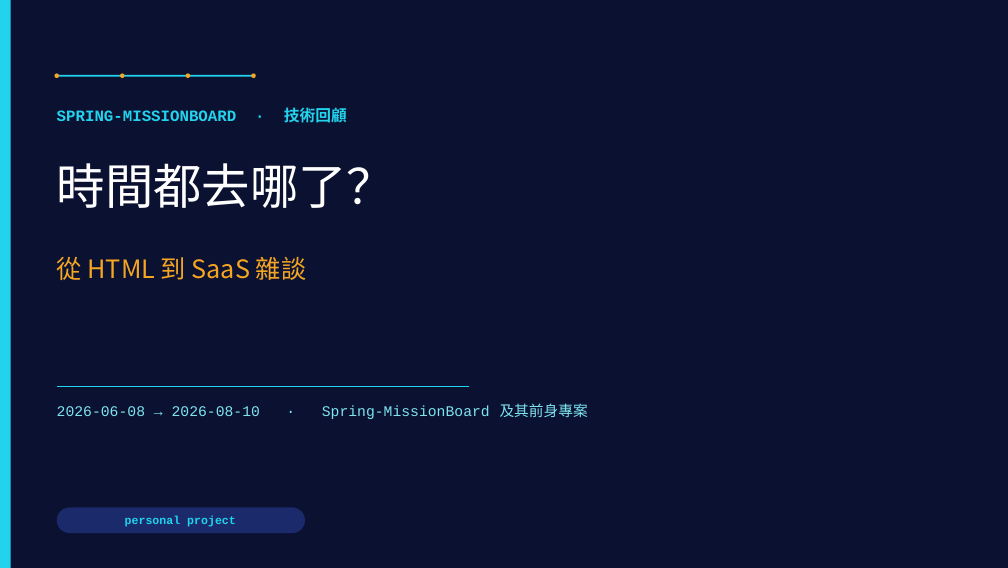
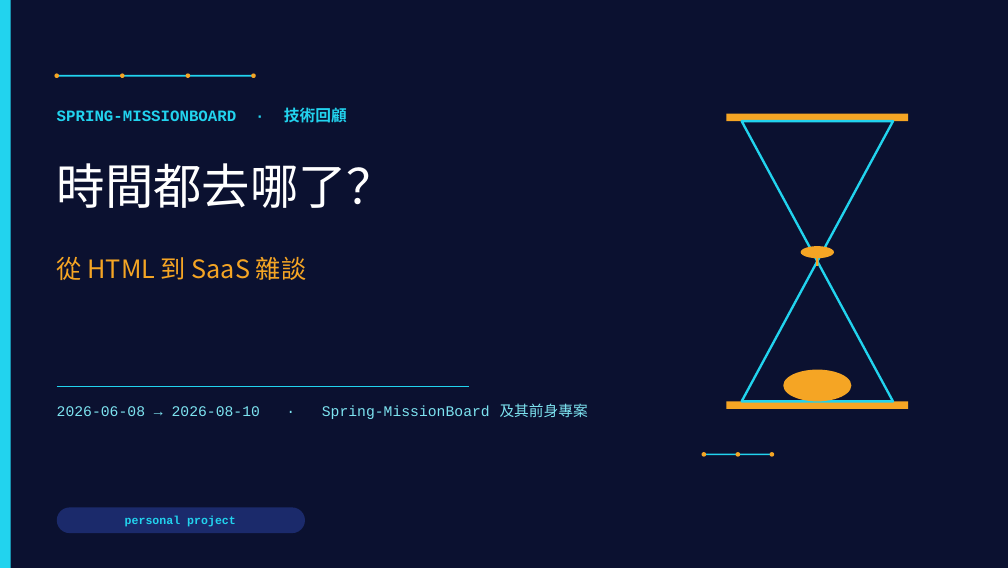
Before and after one commit to LinGaOscar/Spring-MissionBoard, a slide deck: slide 1 of docs/專案介紹.pptx. Drawn at 1008x568 pixels with LibreOffice and Linux fonts; fonts in the diff are those of the drawing. Boxes give left, top, right and bottom in pixels: in the first picture for what was removed or moved away, otherwise in the second. Text is boxed around its words. In the diff, an @@ line names an element or a change of style, - is before the commit and + after.

```diff
--- a/docs/專案介紹.pptx
+++ b/docs/專案介紹.pptx
@@ rectangle added at <box>726,114,908,121</box>, fill #F5A524 @@
@@ triangle added at <box>742,121,893,261</box>, outline #22D3EE 2.25 pt @@
@@ triangle added at <box>742,261,893,401</box>, outline #22D3EE 2.25 pt @@
@@ ellipse added at <box>801,246,834,258</box>, fill #F5A524 @@
@@ rectangle added at <box>817,257,819,266</box>, fill #F5A524 @@
@@ ellipse added at <box>783,369,851,401</box>, fill #F5A524 @@
@@ rectangle added at <box>726,401,908,409</box>, fill #F5A524 @@
@@ ellipse added at <box>702,452,706,456</box>, fill #F5A524 @@
@@ line added from (704, 454) to (772, 454), #22D3EE 1.5 pt @@
@@ ellipse added at <box>736,452,740,456</box>, fill #F5A524 @@
@@ ellipse added at <box>770,452,774,456</box>, fill #F5A524 @@
```
Also in this commit, not shown: 2 other slides changed.
